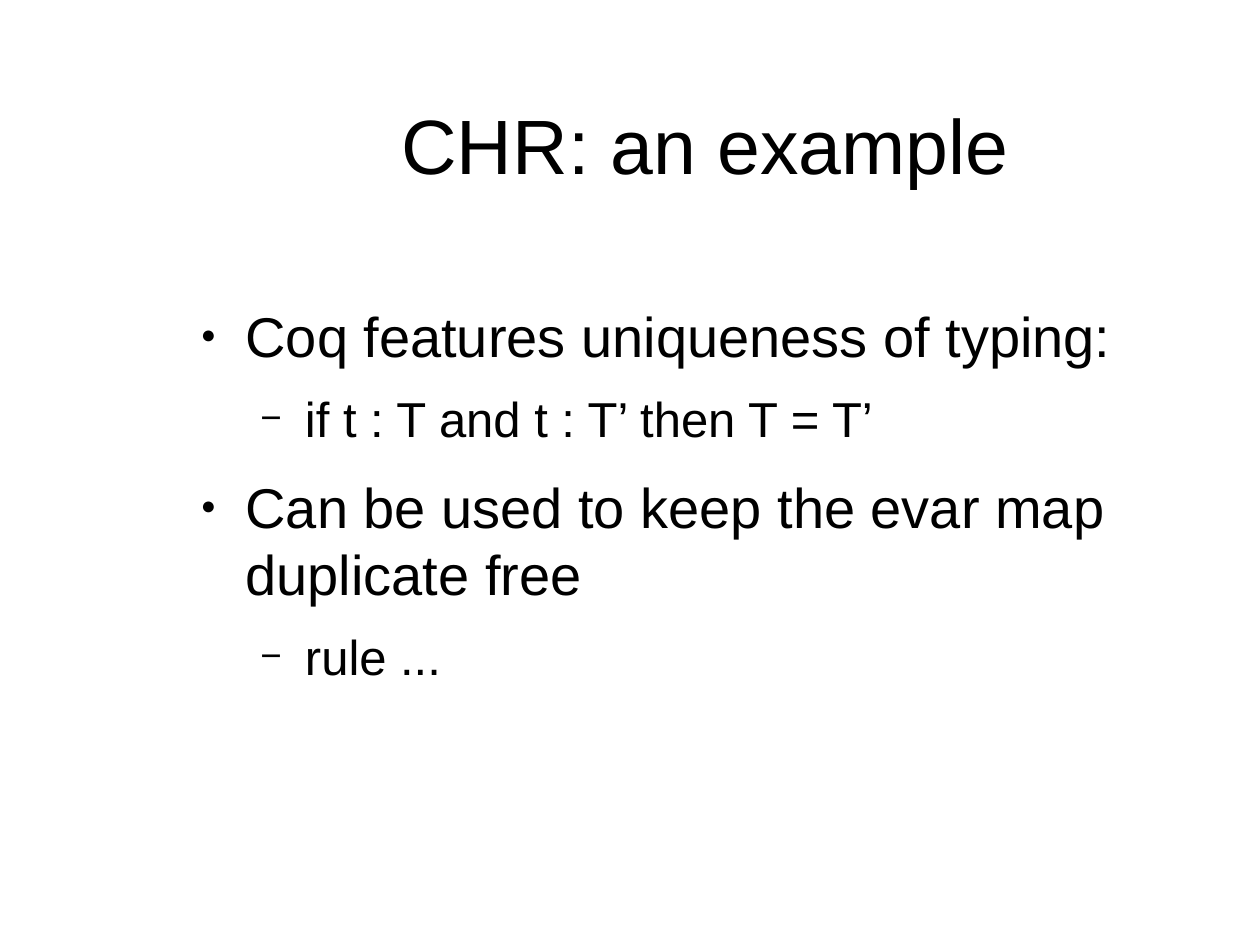
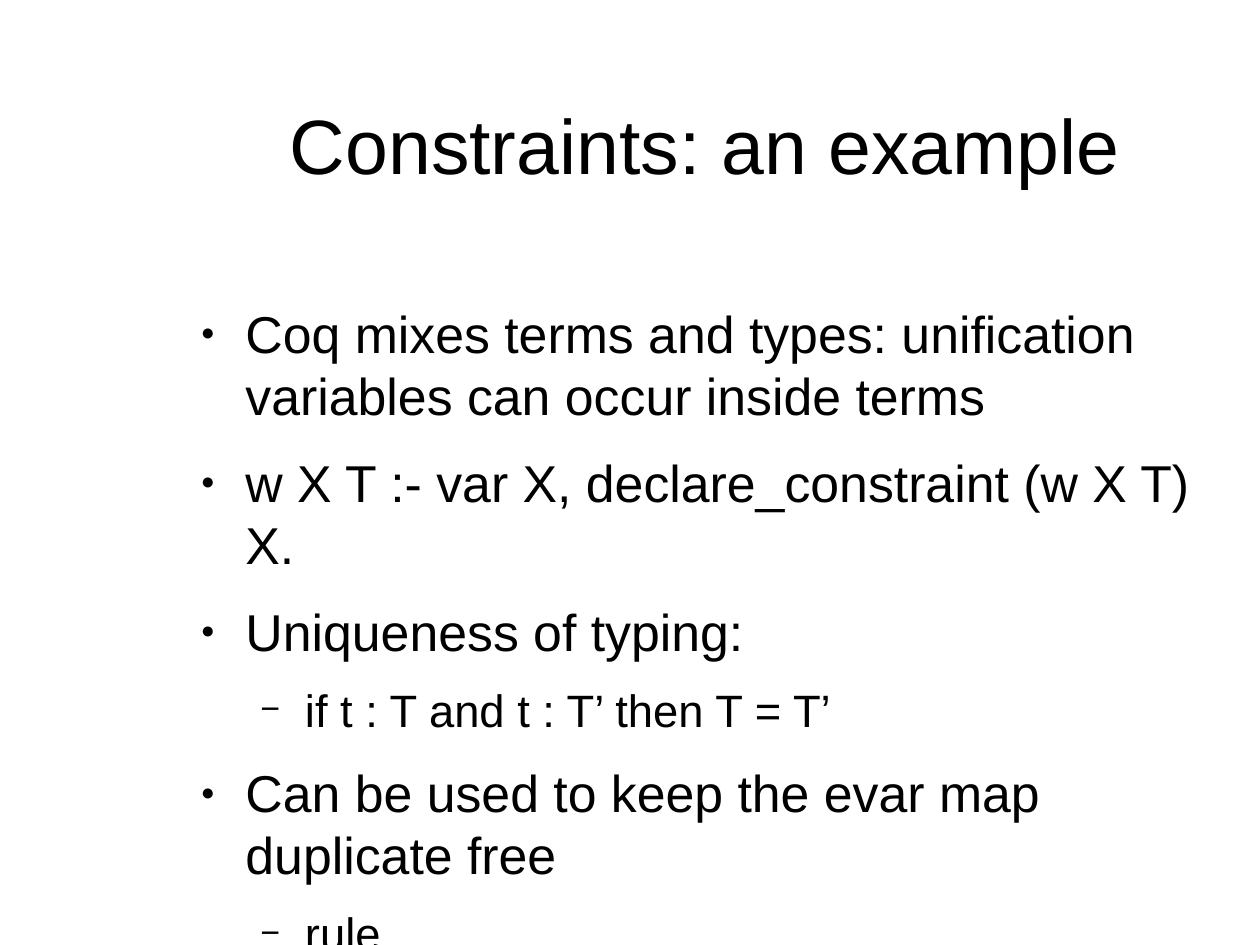
Before and after one commit to gares/mlws18, a slide deck: slide 22 of slides.odp (slide 21 before the commit). Drawn at 1260x945 pixels with LibreOffice and Linux fonts; fonts in the diff are those of the drawing; background and template pictures are left out. Boxes give left, top, right and bottom in pixels: in the first picture for what was removed or moved away, otherwise in the second. Text is boxed around its words. In the diff, an @@ line names an element or a change of style, - is before the commit and + after.

Commit message:
more slides

```diff
--- a/slides.odp
+++ b/slides.odp
@@ title at box(290, 118, 1120, 189): text changed @@
-CHR: an example
+Constraints: an example
@@ text at box(245, 315, 1189, 662): text changed; size 32 to 29.6 pt @@
-● Coq features uniqueness of typing:
+● Coq mixes terms and types: unification variables can occur inside terms
+● w X T :- var X, declare_constraint (w X T) X.
+● Uniqueness of typing:
@@ text at box(245, 694, 1040, 885): size 28 to 25.9 pt in "if t : T and t : ...", "rule ..."; size 32 to 29.6 pt in "Can be used to keep the evar ..." @@
```
Also in this commit, not shown: 3 other slides changed, 6 slides added, 1 slide removed.
